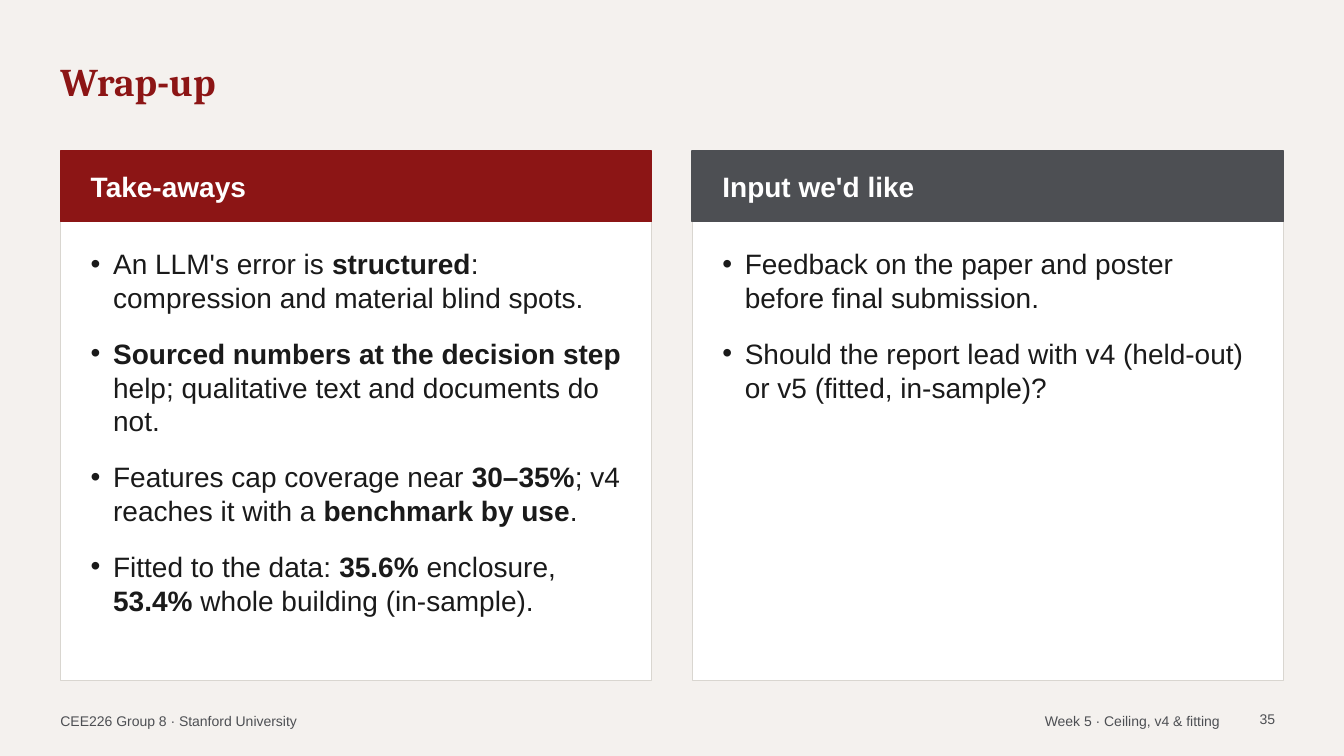
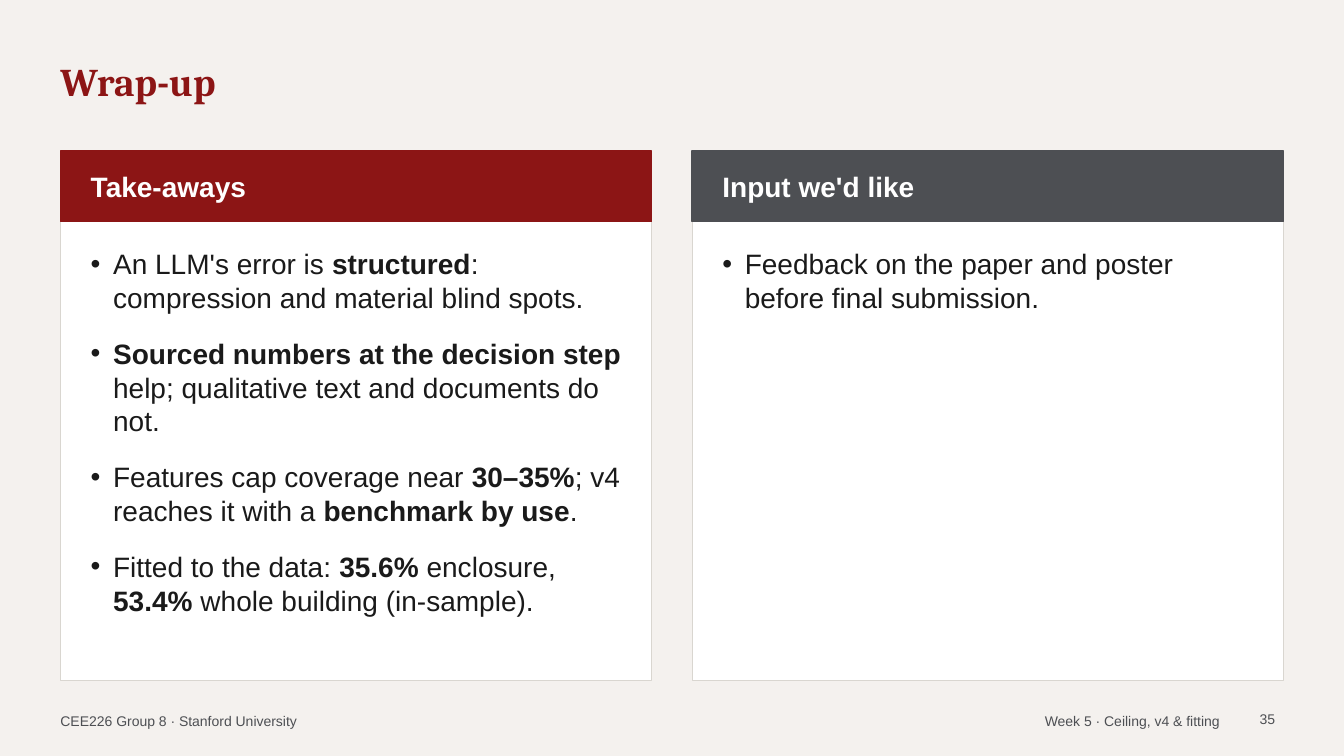
Before and after one commit to HeshanChen/CEE226LCA, a slide deck: slide 35 of report/weekly/weekly_updates.pptx. Drawn at 1344x756 pixels with LibreOffice and Linux fonts; fonts in the diff are those of the drawing. Boxes give left, top, right and bottom in pixels: in the first picture for what was removed or moved away, otherwise in the second. Text is boxed around its words. In the diff, an @@ line names an element or a change of style, - is before the commit and + after.

```diff
--- a/report/weekly/weekly_updates.pptx
+++ b/report/weekly/weekly_updates.pptx
@@ text at (x1=745, y1=343, x2=1243, y2=403): paragraph removed @@
-• Should the report lead with v4 (held-out) or v5 (fitted, in-sample)?
```
Also in this commit, not shown: 1 other slide changed, 19 other files.
